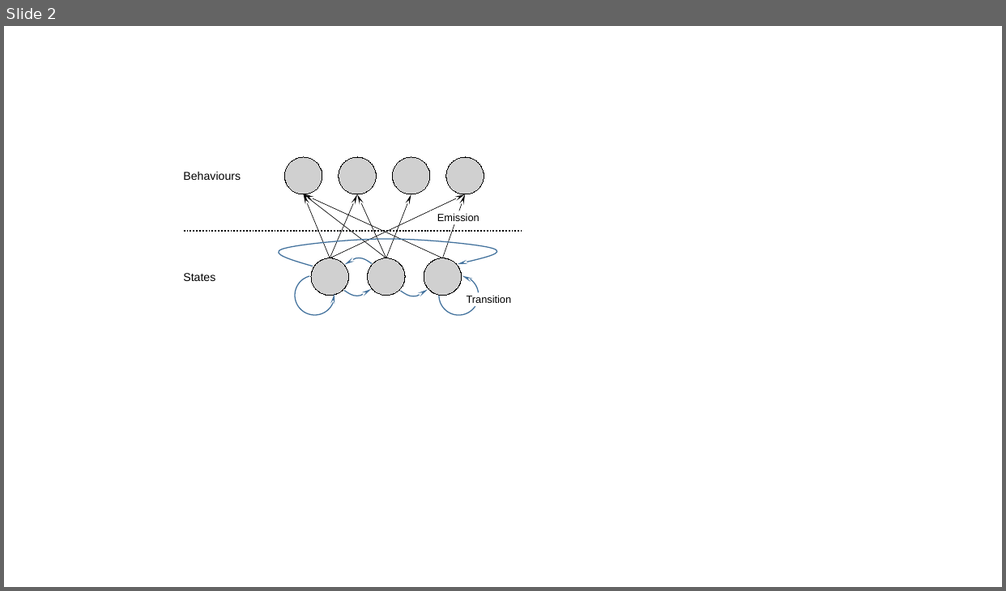
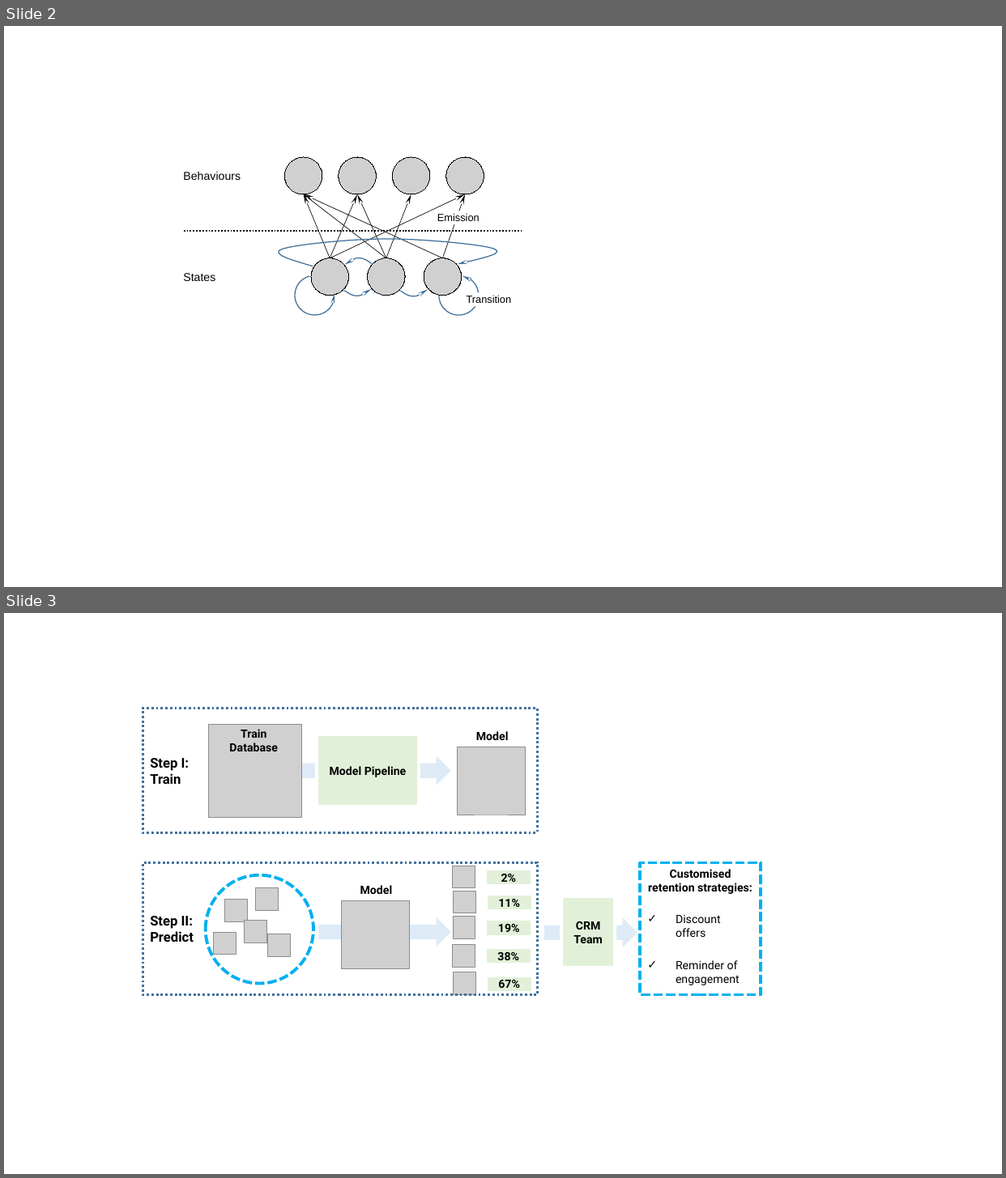
Before and after one commit to vicaws/Whizz, a slide deck: Report/Figure/Figure.pptx. Shown one above the other, each under a label of ours: slide 2 before the commit, slides 2 and 3 after it. The pictures are 1006x591 and 1006x1178 pixels, drawn with LibreOffice and Linux fonts; fonts in the diff are those of the drawing; grey boxes stand for pictures. Boxes give left, top, right and bottom in pixels: in the first picture for what was removed or moved away, otherwise in the second. Text is boxed around its words. In the diff, an @@ line names an element or a change of style, - is before the commit and + after.

```diff
--- a/Report/Figure/Figure.pptx
+++ b/Report/Figure/Figure.pptx
@@ slide 3 added at (x1=4, y1=613, x2=1002, y2=1174), background #FFFFFF @@
@@ group added at (x1=143, y1=708, x2=761, y2=995): 13 pictures, 10 rectangles, 3 right arrows, 3 texts, 1 ellipse @@
+Train Database
+Model Pipeline
+Model
+Step I:
+Train
+Model
+2%
+11%
+19%
+38%
+67%
+Step II:
+Predict
+CRM Team
+Customised retention strategies:
+✓ Discount offers
+✓ Reminder of engagement
```
Also in this commit, not shown: 50 other files.
